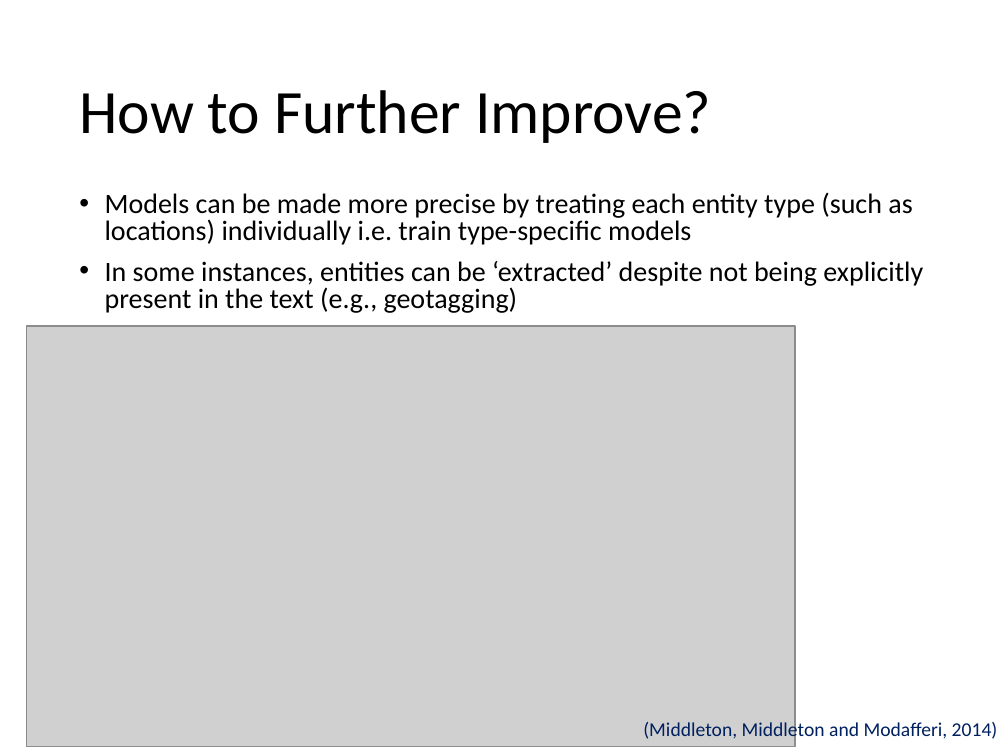
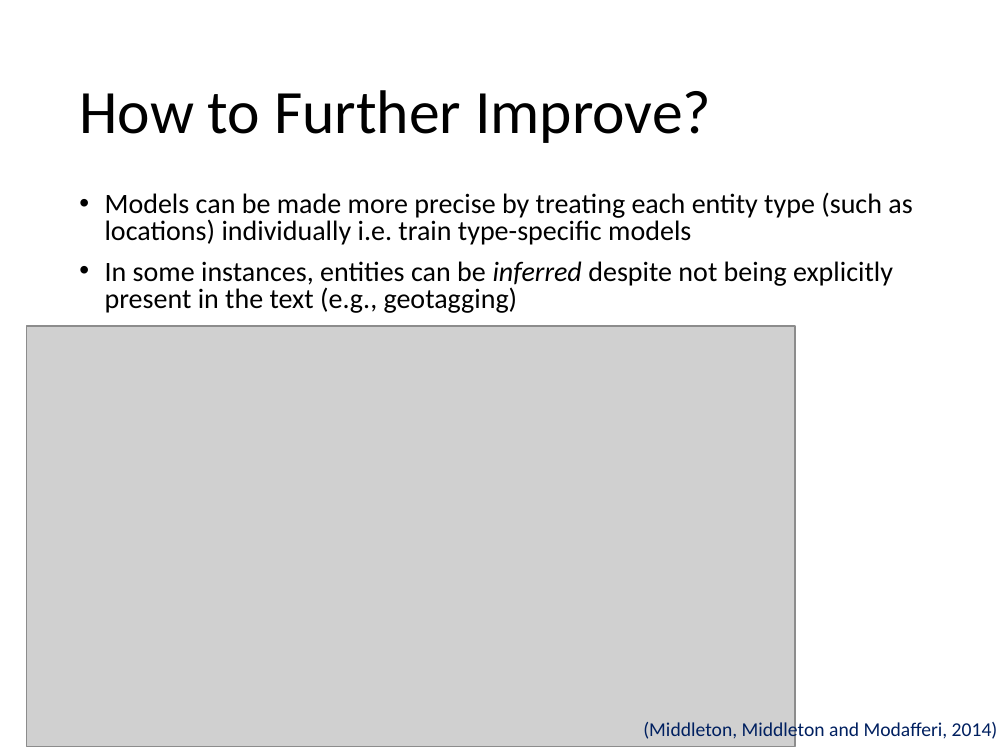
Before and after one commit to evhart/smasac-tutorial, a slide deck: slide 19 of slides/pptx/3-entity-extraction.pptx (slide 29 before the commit). Drawn at 1008x756 pixels with LibreOffice and Linux fonts; fonts in the diff are those of the drawing; grey boxes stand for pictures. Boxes give left, top, right and bottom in pixels: in the first picture for what was removed or moved away, otherwise in the second. Text is boxed around its words. In the diff, an @@ line names an element or a change of style, - is before the commit and + after.

```diff
--- a/slides/pptx/3-entity-extraction.pptx
+++ b/slides/pptx/3-entity-extraction.pptx
@@ text at [105, 261, 893, 313]: text changed @@
-• In some instances, entities can be ‘extracted’ despite not being explicitly present in the text (e.g., geotagging)
+• In some instances, entities can be inferred despite not being explicitly present in the text (e.g., geotagging)
```
Also in this commit, not shown: 4 other slides changed, 2 slides added, 9 slides removed, 1 other file.
